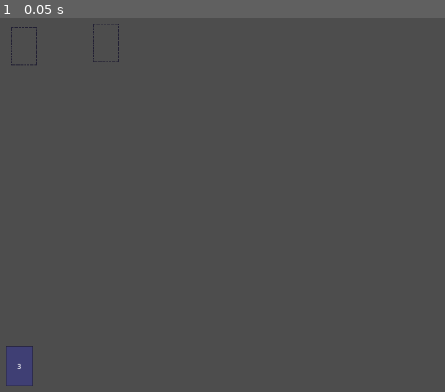
Above: before the commit, frame 1.
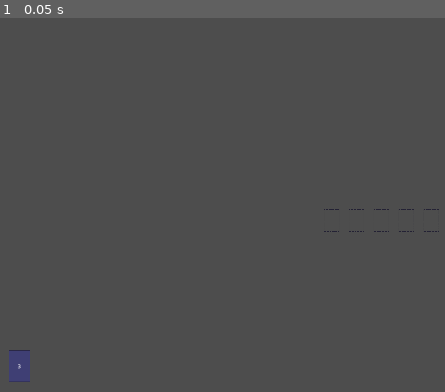
Above: after the commit, the same moment.

Repository: ryukgod26/Hand-of-Fate
Game: Godot game, scene res://Scenes/Game/game.tscn
The game is run twice, just before and just after one commit, with the same random seed, the same clock (stepped at 60 frames per second) and the same inputs.
Inputs:
- Up to frame 1 (0.05 s): no input

The runs differ from the first frame. In frame 1, 0.4% of the frame differs, in the area x 1-99%, y 1-99%.

Commit message:
Refactor card scaling logic and update game scene layout for improved card management

Diff:
--- a/Scenes/Cards/card.tscn
+++ b/Scenes/Cards/card.tscn
@@ -6,6 +6,81 @@
 
 [sub_resource type="RectangleShape2D" id="RectangleShape2D_yuitd"]
 size = Vector2(64, 96)
+
+[sub_resource type="Animation" id="Animation_ylnsc"]
+length = 0.001
+tracks/0/type = "value"
+tracks/0/imported = false
+tracks/0/enabled = true
+tracks/0/path = NodePath("Attack:modulate")
+tracks/0/interp = 1
+tracks/0/loop_wrap = true
+tracks/0/keys = {
+"times": PackedFloat32Array(0),
+"transitions": PackedFloat32Array(1),
+"update": 0,
+"values": [Color(1, 1, 1, 0)]
+}
+tracks/1/type = "value"
+tracks/1/imported = false
+tracks/1/enabled = true
+tracks/1/path = NodePath("Health:modulate")
+tracks/1/interp = 1
+tracks/1/loop_wrap = true
+tracks/1/keys = {
+"times": PackedFloat32Array(0),
+"transitions": PackedFloat32Array(1),
+"update": 0,
+"values": [Color(1, 1, 1, 0)]
+}
+tracks/2/type = "value"
+tracks/2/imported = false
+tracks/2/enabled = true
+tracks/2/path = NodePath("CardImageBack:scale")
+tracks/2/interp = 1
+tracks/2/loop_wrap = true
+tracks/2/keys = {
+"times": PackedFloat32Array(0),
+"transitions": PackedFloat32Array(1),
+"update": 0,
+"values": [Vector2(1, 1)]
+}
+tracks/3/type = "value"
+tracks/3/imported = false
+tracks/3/enabled = true
+tracks/3/path = NodePath("CardImageBack:z_index")
+tracks/3/interp = 1
+tracks/3/loop_wrap = true
+tracks/3/keys = {
+"times": PackedFloat32Array(0),
+"transitions": PackedFloat32Array(1),
+"update": 1,
+"values": [0]
+}
+tracks/4/type = "value"
+tracks/4/imported = false
+tracks/4/enabled = true
+tracks/4/path = NodePath("CardImage:z_index")
+tracks/4/interp = 1
+tracks/4/loop_wrap = true
+tracks/4/keys = {
+"times": PackedFloat32Array(0),
+"transitions": PackedFloat32Array(1),
+"update": 1,
+"values": [-1]
+}
+tracks/5/type = "value"
+tracks/5/imported = false
+tracks/5/enabled = true
+tracks/5/path = NodePath("CardImage:scale")
+tracks/5/interp = 1
+tracks/5/loop_wrap = true
+tracks/5/keys = {
+"times": PackedFloat32Array(0),
+"transitions": PackedFloat32Array(1),
+"update": 0,
+"values": [Vector2(1, 1)]
+}
 
 [sub_resource type="Animation" id="Animation_ws51j"]
 resource_name = "card_flip"
@@ -84,81 +159,6 @@
 "values": [Vector2(1, 1), Vector2(0.1, 1), Vector2(1, 1)]
 }
 
-[sub_resource type="Animation" id="Animation_ylnsc"]
-length = 0.001
-tracks/0/type = "value"
-tracks/0/imported = false
-tracks/0/enabled = true
-tracks/0/path = NodePath("Attack:modulate")
-tracks/0/interp = 1
-tracks/0/loop_wrap = true
-tracks/0/keys = {
-"times": PackedFloat32Array(0),
-"transitions": PackedFloat32Array(1),
-"update": 0,
-"values": [Color(1, 1, 1, 0)]
-}
-tracks/1/type = "value"
-tracks/1/imported = false
-tracks/1/enabled = true
-tracks/1/path = NodePath("Health:modulate")
-tracks/1/interp = 1
-tracks/1/loop_wrap = true
-tracks/1/keys = {
-"times": PackedFloat32Array(0),
-"transitions": PackedFloat32Array(1),
-"update": 0,
-"values": [Color(1, 1, 1, 0)]
-}
-tracks/2/type = "value"
-tracks/2/imported = false
-tracks/2/enabled = true
-tracks/2/path = NodePath("CardImageBack:scale")
-tracks/2/interp = 1
-tracks/2/loop_wrap = true
-tracks/2/keys = {
-"times": PackedFloat32Array(0),
-"transitions": PackedFloat32Array(1),
-"update": 0,
-"values": [Vector2(1, 1)]
-}
-tracks/3/type = "value"
-tracks/3/imported = false
-tracks/3/enabled = true
-tracks/3/path = NodePath("CardImageBack:z_index")
-tracks/3/interp = 1
-tracks/3/loop_wrap = true
-tracks/3/keys = {
-"times": PackedFloat32Array(0),
-"transitions": PackedFloat32Array(1),
-"update": 1,
-"values": [0]
-}
-tracks/4/type = "value"
-tracks/4/imported = false
-tracks/4/enabled = true
-tracks/4/path = NodePath("CardImage:z_index")
-tracks/4/interp = 1
-tracks/4/loop_wrap = true
-tracks/4/keys = {
-"times": PackedFloat32Array(0),
-"transitions": PackedFloat32Array(1),
-"update": 1,
-"values": [-1]
-}
-tracks/5/type = "value"
-tracks/5/imported = false
-tracks/5/enabled = true
-tracks/5/path = NodePath("CardImage:scale")
-tracks/5/interp = 1
-tracks/5/loop_wrap = true
-tracks/5/keys = {
-"times": PackedFloat32Array(0),
-"transitions": PackedFloat32Array(1),
-"update": 0,
-"values": [Vector2(1, 1)]
-}
-
 [sub_resource type="AnimationLibrary" id="AnimationLibrary_ylnsc"]
 _data = {
 &"RESET": SubResource("Animation_ylnsc"),
--- a/Scenes/Game/game.tscn
+++ b/Scenes/Game/game.tscn
@@ -18,10 +18,24 @@
 [node name="CardSlots" type="Node2D" parent="."]
 
 [node name="Slot" parent="CardSlots" instance=ExtResource("3_qikps")]
-position = Vector2(161, 121)
+position = Vector2(900, 540)
+scale = Vector2(0.6, 0.6)
 
 [node name="Slot2" parent="CardSlots" instance=ExtResource("3_qikps")]
-position = Vector2(358, 113)
+position = Vector2(960, 540)
+scale = Vector2(0.6, 0.6)
+
+[node name="Slot3" parent="CardSlots" instance=ExtResource("3_qikps")]
+position = Vector2(1020, 540)
+scale = Vector2(0.6, 0.6)
+
+[node name="Slot4" parent="CardSlots" instance=ExtResource("3_qikps")]
+position = Vector2(1080, 540)
+scale = Vector2(0.6, 0.6)
+
+[node name="Slot5" parent="CardSlots" instance=ExtResource("3_qikps")]
+position = Vector2(1140, 540)
+scale = Vector2(0.6, 0.6)
 
 [node name="PlayerHand" type="Node2D" parent="."]
 unique_name_in_owner = true
@@ -30,6 +44,7 @@
 [node name="Deck" parent="." instance=ExtResource("4_i1e5p")]
 unique_name_in_owner = true
 position = Vector2(150, 890)
+scale = Vector2(0.8, 0.8)
 
 [connection signal="left_mouse_btn_pressed" from="InputManager" to="CardsManager" method="_on_input_manager_left_mouse_btn_pressed"]
 [connection signal="left_mouse_btn_released" from="InputManager" to="CardsManager" method="_on_input_manager_left_mouse_btn_released"]
--- a/Scripts/CardManager/cards_manager.gd
+++ b/Scripts/CardManager/cards_manager.gd
@@ -2,6 +2,8 @@
 
 const COLLISION_MASK_CARD = 1
 const COLLISION_MASK_CARD_SLOT = 2
+const DEFAULT_CARD_SCALE = 0.8
+const CARD_ENLARGED_SCALE = 0.87
 
 var card_being_dragged: Node2D
 var screen_size: Vector2
@@ -58,10 +60,10 @@
 func highlight_card(card:Node2D,hovered:bool):
 	if hovered:
 		card.z_index = 2
-		card.scale = Vector2(1.09,1.09)
+		card.scale = Vector2(CARD_ENLARGED_SCALE,CARD_ENLARGED_SCALE)
 	else:
 		card.z_index = 1
-		card.scale = Vector2(1.,1.)
+		card.scale = Vector2(DEFAULT_CARD_SCALE,DEFAULT_CARD_SCALE)
 
 func get_card_with_highest_z_index(cards:Array) -> Node2D:
 	var highest_z_card = cards[0].collider.get_parent()
@@ -77,10 +79,10 @@
 
 func start_drag(card:Node2D) -> void:
 	card_being_dragged = card
-	card.scale = Vector2(1.,1.)
+	card.scale = Vector2(DEFAULT_CARD_SCALE,DEFAULT_CARD_SCALE)
 
 func finish_drag() -> void:
-	card_being_dragged.scale = Vector2(1.09,1.09)
+	card_being_dragged.scale = Vector2(CARD_ENLARGED_SCALE,CARD_ENLARGED_SCALE)
 	var card_slot_found = raycast_check_for_card_slot()
 	if card_slot_found and not card_slot_found.card_in_slot:
 		%PlayerHand.remove_card_from_hand(card_being_dragged)
